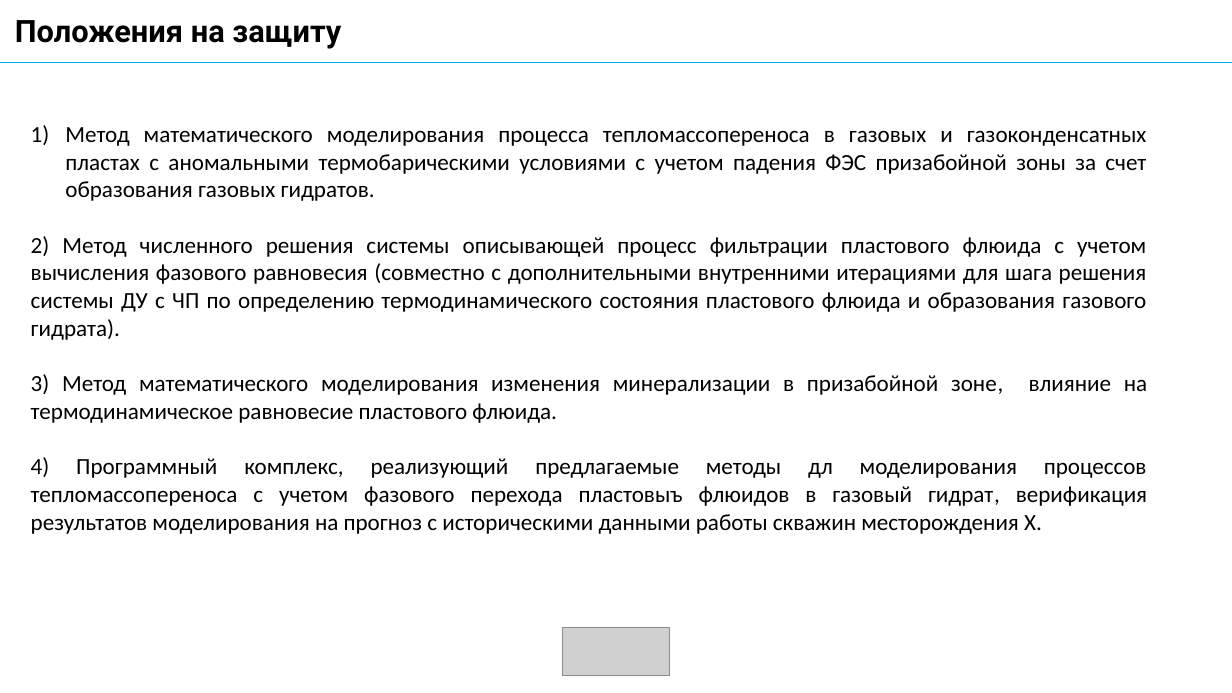
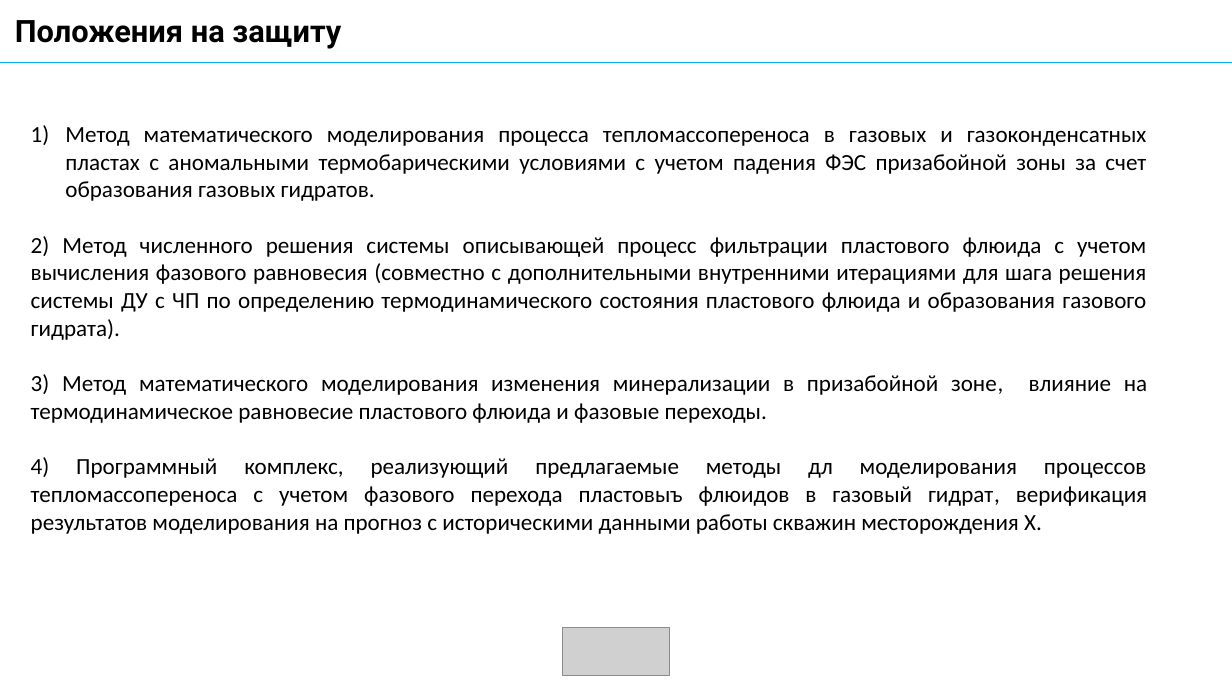
Before and after one commit to AlxndrKlbk/PhD_scriptorium, a slide deck: slide 5 of my_articles/3_course/автореферат/Kolbeko_AB.pptx. Drawn at 1232x693 pixels with LibreOffice and Linux fonts; fonts in the diff are those of the drawing; grey boxes stand for pictures. Boxes give left, top, right and bottom in pixels: in the first picture for what was removed or moved away, otherwise in the second. Text is boxed around its words. In the diff, an @@ line names an element or a change of style, - is before the commit and + after.

```diff
--- a/my_articles/3_course/автореферат/Kolbeko_AB.pptx
+++ b/my_articles/3_course/автореферат/Kolbeko_AB.pptx
@@ text at bbox=[31, 374, 1003, 423]: text changed @@
-3) Метод математического моделирования изменения минерализации в призабойной зоне, влияние на термодинамическое равновесие пластового флюида.
+3) Метод математического моделирования изменения минерализации в призабойной зоне, влияние на термодинамическое равновесие пластового флюида и фазовые переходы.
```
Also in this commit, not shown: 9 other slides changed, 7 slides added, 2 slides removed, 3 other files.
